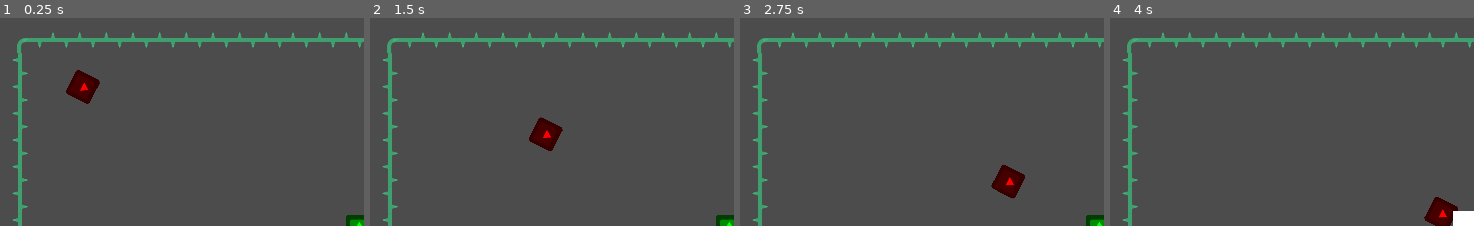
Above: before the commit, frames 1-4 (left to right).
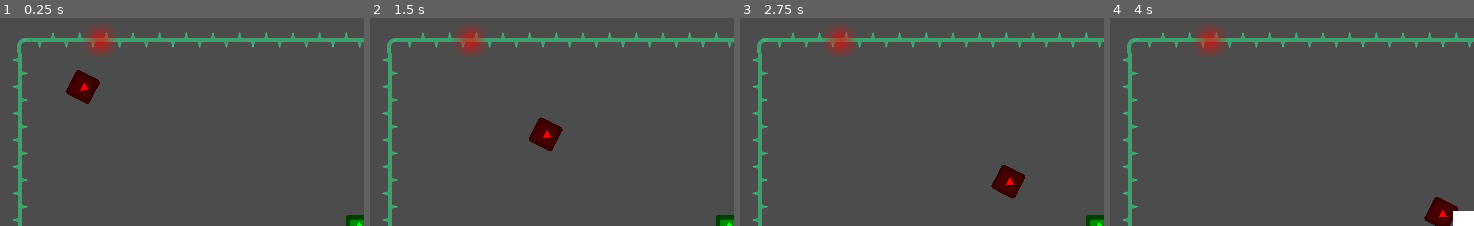
Above: after the commit, the same moments.

Repository: moisesjbc/global-jam-01-2025
Game: Godot game, scene res://gameplay/main/main.tscn
The game is run twice, just before and just after one commit, with the same random seed, the same clock (stepped at 60 frames per second) and the same inputs. The engine's default icon, where the game draws it, is replaced by a stand-in: a white triangle on a blue panel in a dark square.
Inputs (mouse positions are % of the whole screen's width and height, from its top left):
- Up to frame 1 (0.25 s): no input
- Up to frame 2 (1.5 s): move the mouse to (73, 45) at 0.52 s; hold Right (ui_right) 0.53-1.28 s; move the mouse to (26, 55) at 1.27 s; hold Down (ui_down) from 1.28 s (still down)
- Up to frame 3 (2.75 s): move the mouse to (59, 26) at 2.02 s; release Down (ui_down) at 2.03 s; hold Right (ui_right) from 2.03 s (still down)
- Up to frame 4 (4 s): move the mouse to (43, 72) at 2.77 s; release Right (ui_right) at 2.78 s; hold Up (ui_up) 2.78-3.53 s; move the mouse to (81, 66) at 3.52 s; hold Left (ui_left) from 3.53 s (still down)
The pictures show only the part of the screen within x 0-50%, y 0-50%; the shares and areas given below are measured in that part.

The runs differ from the first frame. In frame 1, 0.9% of the frame differs, in the area x 23-32%, y 3-19%; in frame 2, 0.9%; in frame 3, 0.9%; in frame 4, 0.9%.

Commit message:
Add enemy kill

Diff:
--- a/godot-project/gameplay/bubble/bubble.gd
+++ b/godot-project/gameplay/bubble/bubble.gd
@@ -11,8 +11,8 @@
 		if collision.collider.is_in_group("enemies") and not trapped_enemy:
 			trapped_enemy = collision.collider
 			trapped_enemy.get_parent().remove_child(trapped_enemy)
-		elif collision.collider.is_in_group("pipes"):
-			if trapped_enemy:
+		elif collision.collider.is_in_group("pipes") or collision.collider.is_in_group("pipe_glows"):
+			if collision.collider.is_in_group("pipes") and trapped_enemy:
 				get_parent().add_child(trapped_enemy)
 				trapped_enemy.global_position = global_position
 			queue_free()
--- /dev/null
+++ b/godot-project/gameplay/pipe_glow/pipe_glow.tscn
@@ -0,0 +1,17 @@
+[gd_scene load_steps=3 format=2]
+
+[ext_resource path="res://gameplay/pipe_glow/pipe_glow.png" type="Texture" id=1]
+
+[sub_resource type="CircleShape2D" id=1]
+radius = 56.0
+
+[node name="pipe_glow" type="StaticBody2D" groups=["pipe_glows"]]
+collision_layer = 32
+collision_mask = 2
+
+[node name="sprite" type="Sprite" parent="."]
+modulate = Color( 1, 0, 0, 0.588235 )
+texture = ExtResource( 1 )
+
+[node name="collision_shape" type="CollisionShape2D" parent="."]
+shape = SubResource( 1 )
--- a/godot-project/gameplay/pipes/pipes.gd
+++ b/godot-project/gameplay/pipes/pipes.gd
@@ -1,5 +1,9 @@
 extends TileMap
 
+var pipe_glow_scene = preload("res://gameplay/pipe_glow/pipe_glow.tscn")
 
 func _ready():
-	var tile_pos = map_to_world(Vector2(3,1))
+	var tile_pos = map_to_world(Vector2(5,1)) + Vector2(32, 32)
+	var pipe_glow = pipe_glow_scene.instance()
+	add_child(pipe_glow)
+	pipe_glow.global_position = tile_pos
--- a/godot-project/gameplay/pipes/pipes.tscn
+++ b/godot-project/gameplay/pipes/pipes.tscn
@@ -17,6 +17,9 @@
 
 [sub_resource type="ConvexPolygonShape2D" id=6]
 points = PoolVector2Array( 64, 64, 0, 64, 0, 0, 64, 0 )
+
+[sub_resource type="ConvexPolygonShape2D" id=7]
+points = PoolVector2Array( 0, 0, 64, 0, 64, 64, 0, 64 )
 
 [sub_resource type="TileSet" id=1]
 0/name = "tilesheet_complete.png 0"
@@ -69,6 +72,12 @@
 "one_way_margin": 1.0,
 "shape": SubResource( 6 ),
 "shape_transform": Transform2D( 1, 0, 0, 1, 0, 0 )
+}, {
+"autotile_coord": Vector2( 2, 1 ),
+"one_way": false,
+"one_way_margin": 1.0,
+"shape": SubResource( 7 ),
+"shape_transform": Transform2D( 1, 0, 0, 1, 0, 0 )
 } ]
 0/z_index = 0
 1/name = "tilesheet_complete.png 1"
--- a/godot-project/project.godot
+++ b/godot-project/project.godot
@@ -68,6 +68,7 @@
 2d_physics/layer_3="enemies"
 2d_physics/layer_4="font"
 2d_physics/layer_5="pipes"
+2d_physics/layer_6="pipe_glows"
 
 [physics]
 
Not shown: 1 places in godot-project/gameplay/pipes/pipes.tscn that only renumber resources
